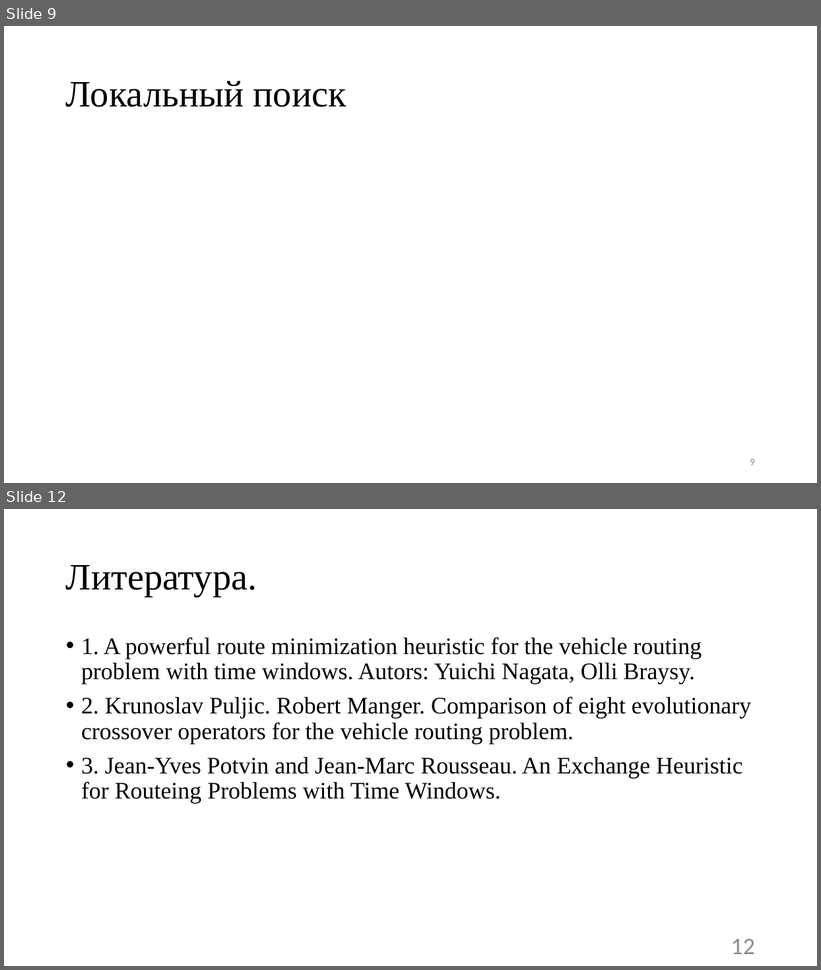
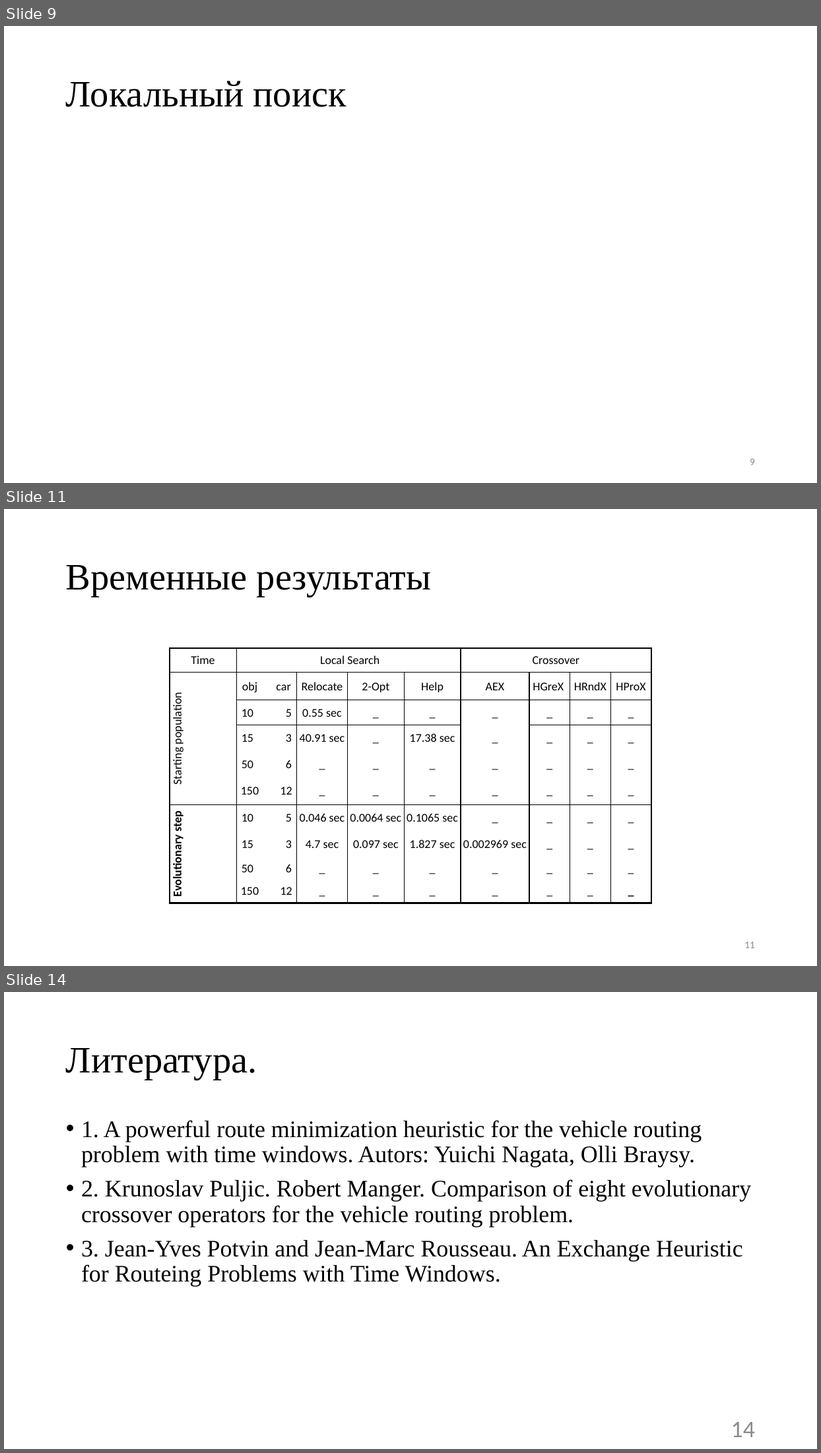
Before and after one commit to nikitka406/diplom, a slide deck: cpeck/diplom.pptx. Shown one above the other, each under a label of ours: slides 9 and 12 before the commit, slides 9, 11 and 14 after it; the slides between them are not shown. The pictures are 821x970 and 821x1453 pixels, drawn with LibreOffice and Linux fonts; fonts in the diff are those of the drawing; grey boxes stand for pictures. Boxes give left, top, right and bottom in pixels: in the first picture for what was removed or moved away, otherwise in the second. Text is boxed around its words. In the diff, an @@ line names an element or a change of style, - is before the commit and + after.

Commit message:
CrossOper. Добавлен подсчет времеи для операторов

```diff
--- a/cpeck/diplom.pptx
+++ b/cpeck/diplom.pptx
@@ slide 11 added at (4, 509, 817, 966), background #FFFFFF @@
@@ title added at (66, 565, 431, 597), 44 pt, text #000000 @@
+Временные результаты
@@ table added at (170, 648, 653, 904), 10 rows, 9 columns @@
+Time | Local Search |  |  |  | Crossover |  |  | 
+Starting population | obj car | Relocate | 2-Opt | Help | AEX | HGreX | HRndX | HProX
+ | 10 5 | 0.55 sec | _ | _ | _ | _ | _ | _
+ | 15 3 | 40.91 sec | _ | 17.38 sec | _ | _ | _ | _
+ | 50 6 | _ | _ | _ | _ | _ | _ | _
+ | 150 12 | _ | _ | _ | _ | _ | _ | _
+Evolutionary step | 10 5 | 0.046 sec | 0.0064 sec | 0.1065 sec | _ | _ | _ | _
+ | 15 3 | 4.7 sec | 0.097 sec | 1.827 sec | 0.002969 sec | _ | _ | _
+ | 50 6 | _ | _ | _ | _ | _ | _ | _
+ | 150 12 | _ | _ | _ | _ | _ | _ | _
@@ page number added at (745, 942, 755, 949), 12 pt, text #8C8C8C @@
+11
@@ what was slide 12 is now slide 14 @@
@@ page number at (731, 1422, 755, 1438): text changed @@
-12
+14
```
Also in this commit, not shown: 2 slides changed, 2 other slides added, 1 slide removed, 6 other files.
